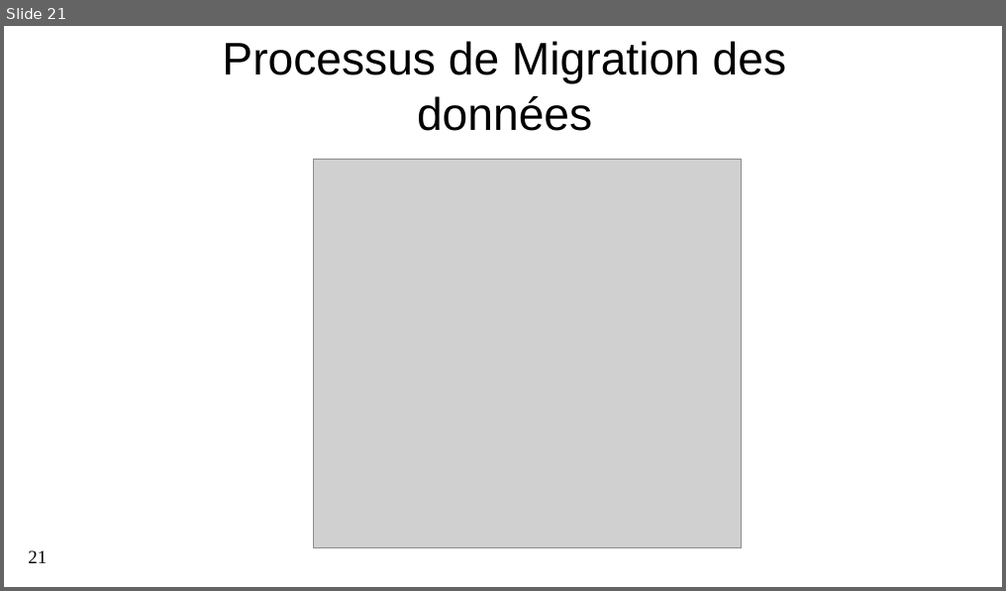
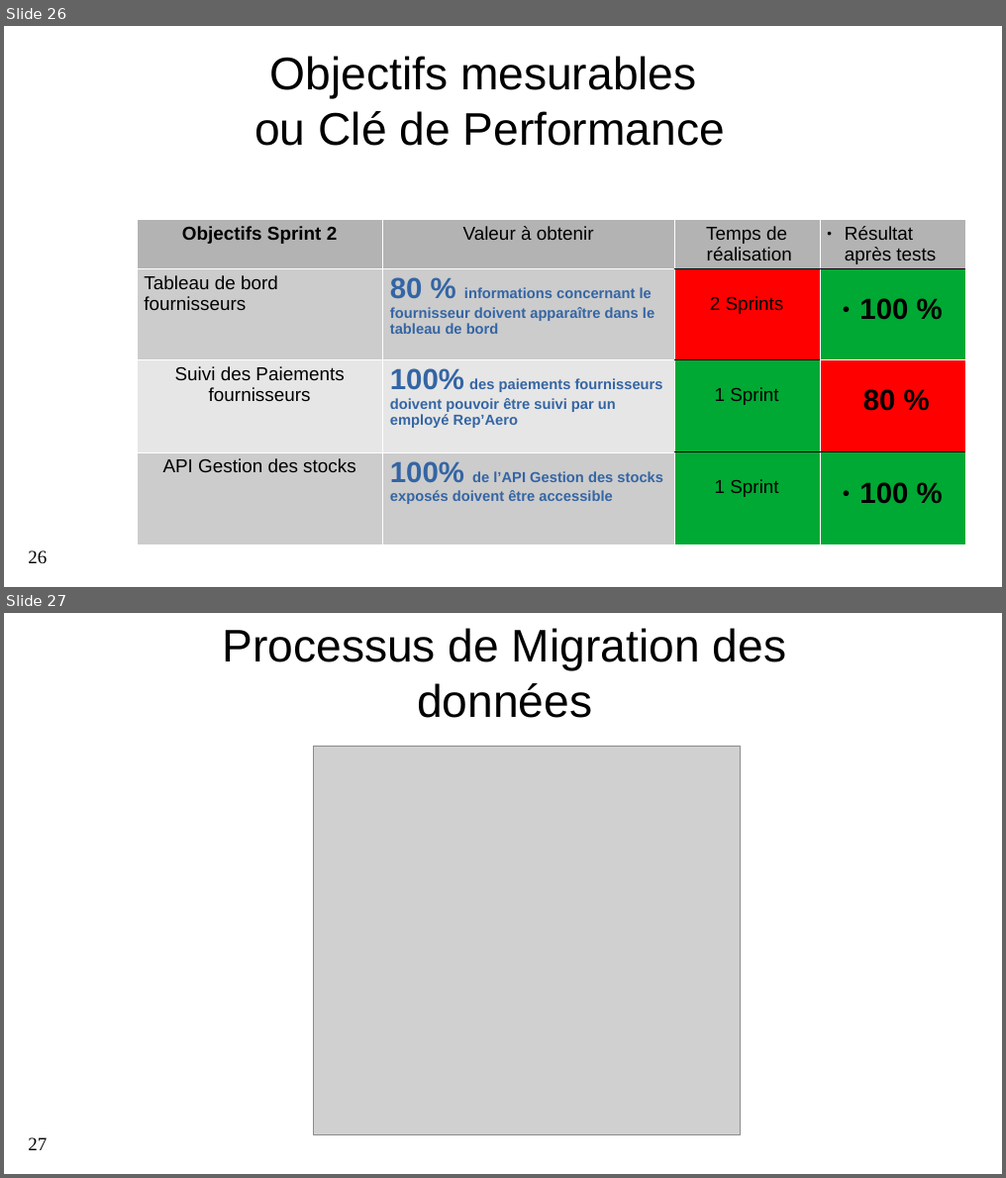
Before and after one commit to Lamessolo/ProjetLeadTech, a slide deck: P4_04_PresentationRecapitulatif.pptx. Shown one above the other, each under a label of ours: slide 21 before the commit, slides 26 and 27 after it. The pictures are 1006x591 and 1006x1178 pixels, drawn with LibreOffice and Linux fonts; fonts in the diff are those of the drawing; grey boxes stand for pictures; background and template pictures are left out. Boxes give left, top, right and bottom in pixels: in the first picture for what was removed or moved away, otherwise in the second. Text is boxed around its words. In the diff, an @@ line names an element or a change of style, - is before the commit and + after.

```diff
--- a/P4_04_PresentationRecapitulatif.pptx
+++ b/P4_04_PresentationRecapitulatif.pptx
@@ slide 26 added at <box>4,26,1002,587</box>, background #FFFFFF; not listed: 1 template element that a slide beside it also shows @@
@@ text added at <box>254,56,725,146</box>, 44 pt, text #000000 @@
+Objectifs mesurables
+ou Clé de Performance
@@ table added at <box>137,219,963,508</box>, 4 rows, 4 columns @@
+Objectifs Sprint 2 | Valeur à obtenir | Temps de / réalisation | Résultat après tests
+Tableau de bord fournisseurs | 80 % informations concernant le fournisseur doivent apparaître dans le tableau de bord | 2 Sprints | 100 %
+Suivi des Paiements fournisseurs | 100% des paiements fournisseurs doivent pouvoir être suivi par un employé Rep’Aero | 1 Sprint | 80 %
+API Gestion des stocks | 100% de l’API Gestion des stocks exposés doivent être accessible | 1 Sprint | 100 %
@@ what was slide 21 is now slide 27 @@
@@ page number at <box>28,1138,47,1151</box>: text changed @@
-21
+27
```
Also in this commit, not shown: 10 slides changed, 9 other slides added, 6 slides removed, 5 other files.
